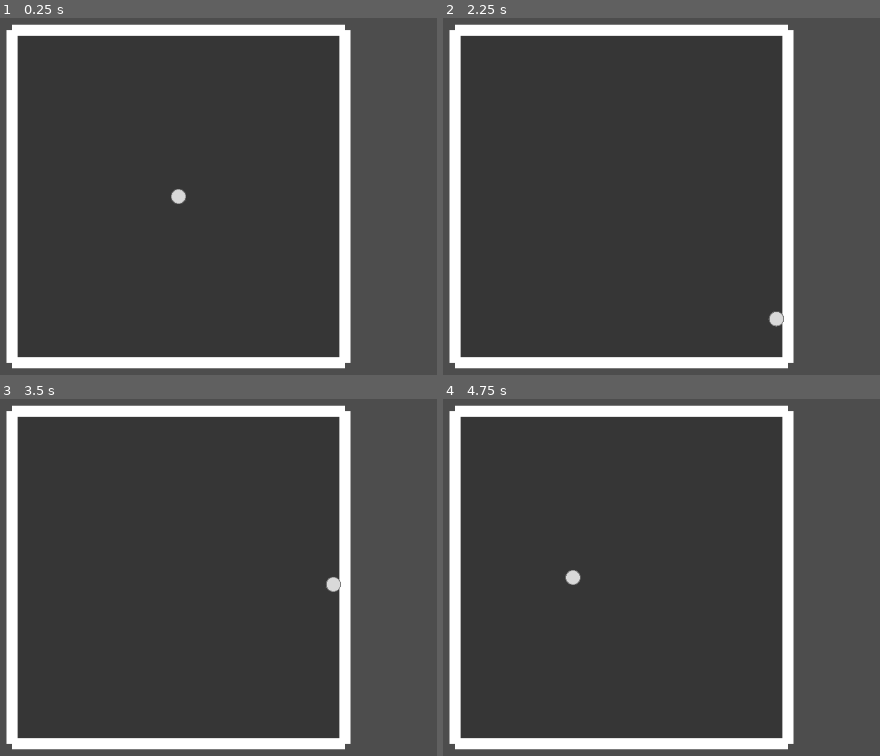
Above: before the commit, frames 1-4 (two rows, left to right).
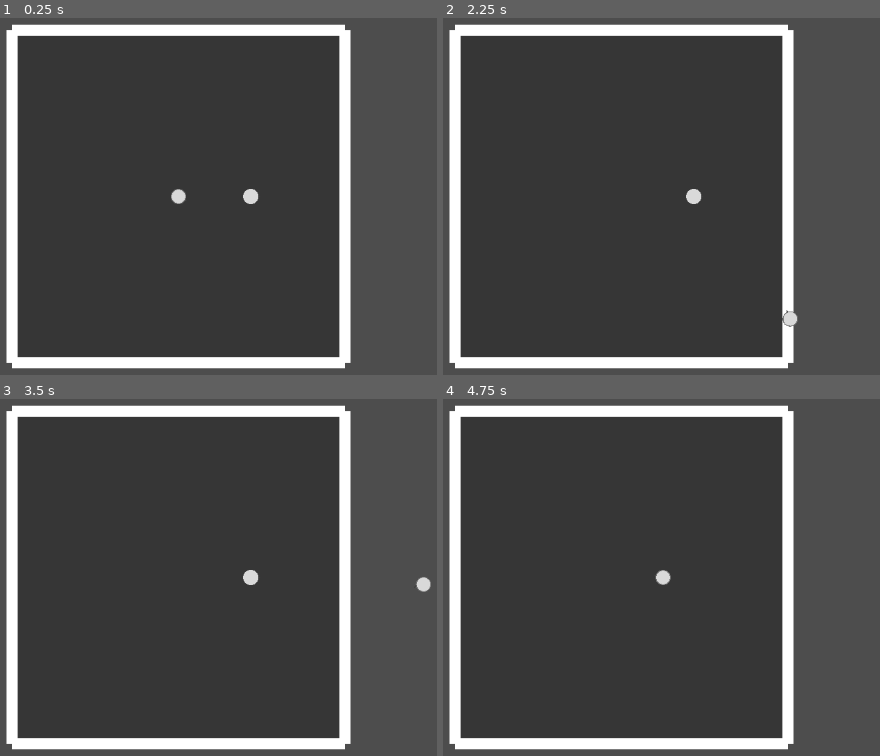
Above: after the commit, the same moments.

Repository: doanryderrhythm/thesis-1-vng-game
Game: Godot game, scene res://scenes/test/player_test_0.tscn
Same seed, same stepped clock (60 frames per second), same inputs: the game is played once before the commit and once after it.
Inputs (mouse positions are in pixels of both pictures, inside the frame that each line leads up to):
- Up to frame 1 (0.25 s): no input
- Up to frame 2 (2.25 s): tap Enter at 0.5 s; move the mouse to (796, 175) at 0.52 s; hold Right (right) 0.53-1.28 s; tap Space (dash) at 0.6, 1.35, 2.1 s; move the mouse to (460, 217) at 1.27 s; hold Down (down) 1.28-2.03 s; move the mouse to (700, 96) at 2.02 s; hold Right (right) from 2.03 s (still down)
- Up to frame 3 (3.5 s): move the mouse to (139, 666) at 2.77 s; release Right (right) at 2.78 s; hold Up (up) from 2.78 s (still down); tap Space (dash) at 2.85 s
- Up to frame 4 (4.75 s): move the mouse to (862, 645) at 3.52 s; release Up (up) at 3.53 s; hold Left (left) from 3.53 s (still down); tap Space (dash) at 3.6, 4.35 s; move the mouse to (outside the picture) at 4.27 s

The runs differ from the first frame. In frame 1, 0.1% of the frame differs, in the area x 55-60%, y 47-53%; in frame 2, 0.4%, in the area x 55-82%, y 47-87%; in frame 3, 0.4%; in frame 4, 0.2%.

Commit message:
Added hurt punishment and character destruction

Diff:
--- /dev/null
+++ b/untitled-thesis-1-game/scenes/enemies/static_enemy.tscn
@@ -0,0 +1,46 @@
+[gd_scene format=3 uid="uid://dulybgj2h3l03"]
+
+[ext_resource type="Script" uid="uid://fxnhc4smsj41" path="res://scripts/enemies/static_enemy.gd" id="1_gbcqu"]
+[ext_resource type="Texture2D" uid="uid://cnjesh6kuh5up" path="res://sprites/enemies/enemy_circle_1-1.png" id="2_d2yl7"]
+[ext_resource type="Script" uid="uid://2jniw3exf4mu" path="res://scripts/area_2d/hit_area_2d.gd" id="3_hsw27"]
+[ext_resource type="Script" uid="uid://crv1isw4q5df" path="res://scripts/area_2d/hurt_area_2d.gd" id="4_5dnuu"]
+
+[sub_resource type="CircleShape2D" id="CircleShape2D_gbcqu"]
+radius = 55.03635
+
+[sub_resource type="CircleShape2D" id="CircleShape2D_rfjyv"]
+radius = 50.159744
+
+[sub_resource type="CircleShape2D" id="CircleShape2D_7oa8i"]
+radius = 55.326305
+
+[node name="StaticEnemy" type="CharacterBody2D" unique_id=957259601]
+collision_layer = 0
+collision_mask = 0
+script = ExtResource("1_gbcqu")
+metadata/_custom_type_script = "uid://cfoxu5f2arqna"
+
+[node name="Sprite2D" type="Sprite2D" parent="." unique_id=1177427738]
+rotation = 1.5707964
+texture = ExtResource("2_d2yl7")
+
+[node name="CollisionShape2D" type="CollisionShape2D" parent="." unique_id=1744728828]
+shape = SubResource("CircleShape2D_gbcqu")
+
+[node name="HitArea2D" type="Area2D" parent="." unique_id=1689290571]
+collision_layer = 8
+collision_mask = 0
+script = ExtResource("3_hsw27")
+metadata/_custom_type_script = "uid://2jniw3exf4mu"
+
+[node name="CollisionShape2D" type="CollisionShape2D" parent="HitArea2D" unique_id=183456335]
+shape = SubResource("CircleShape2D_rfjyv")
+
+[node name="HurtArea2D" type="Area2D" parent="." unique_id=1849207007]
+collision_layer = 0
+collision_mask = 16
+script = ExtResource("4_5dnuu")
+metadata/_custom_type_script = "uid://crv1isw4q5df"
+
+[node name="CollisionShape2D" type="CollisionShape2D" parent="HurtArea2D" unique_id=169896554]
+shape = SubResource("CircleShape2D_7oa8i")
--- a/untitled-thesis-1-game/scenes/player/player.tscn
+++ b/untitled-thesis-1-game/scenes/player/player.tscn
@@ -18,6 +18,8 @@
 radius = 49.09175
 
 [node name="Player" type="CharacterBody2D" unique_id=556700346]
+collision_layer = 0
+collision_mask = 0
 motion_mode = 1
 platform_floor_layers = 4294967040
 script = ExtResource("1_dovo2")
--- a/untitled-thesis-1-game/scenes/test/player_test_0.tscn
+++ b/untitled-thesis-1-game/scenes/test/player_test_0.tscn
@@ -2,6 +2,7 @@
 
 [ext_resource type="PackedScene" uid="uid://csy031tuegoeb" path="res://scenes/rooms/base_room.tscn" id="1_7o7u2"]
 [ext_resource type="PackedScene" uid="uid://bmne7bel88n5p" path="res://scenes/player/player.tscn" id="1_vwf23"]
+[ext_resource type="PackedScene" uid="uid://dulybgj2h3l03" path="res://scenes/enemies/static_enemy.tscn" id="2_q56r2"]
 
 [node name="PlayerTest0" type="Node2D" unique_id=1295586615]
 
@@ -10,4 +11,7 @@
 
 [node name="BaseRoom" parent="." unique_id=1792470563 instance=ExtResource("1_7o7u2")]
 
+[node name="StaticEnemy" parent="." unique_id=957259601 instance=ExtResource("2_q56r2")]
+position = Vector2(521, 0)
+
 [node name="Player" parent="." unique_id=556700346 instance=ExtResource("1_vwf23")]
--- a/untitled-thesis-1-game/scripts/area_2d/hurt_area_2d.gd
+++ b/untitled-thesis-1-game/scripts/area_2d/hurt_area_2d.gd
@@ -11,4 +11,10 @@
 	emit_signal("hurt", area)
 
 func on_hurt(area: Area2D) -> void:
+	var temp = self
+	while temp.get_parent() != null:
+		temp = temp.get_parent()
+		if temp is BaseCharacter:
+			break
+	temp.hurt(area)
 	pass
--- a/untitled-thesis-1-game/scripts/base_character/base_character.gd
+++ b/untitled-thesis-1-game/scripts/base_character/base_character.gd
@@ -15,3 +15,15 @@
 
 func _physics_process(_delta: float) -> void:
 	pass
+
+func hurt(area: Area2D) -> void:
+	var temp = area
+	while temp.get_parent() != null:
+		temp = temp.get_parent()
+		if temp is BaseCharacter:
+			break
+	if temp is Player:
+		queue_free()
+	else:
+		print("Enemies hurt player")
+	pass
--- /dev/null
+++ b/untitled-thesis-1-game/scripts/enemies/static_enemy.gd
@@ -0,0 +1,2 @@
+extends BaseCharacter
+class_name StaticEnemy
--- a/untitled-thesis-1-game/scripts/player/player.gd
+++ b/untitled-thesis-1-game/scripts/player/player.gd
@@ -87,6 +87,7 @@
 
 func set_up_player() -> void:
 	hit_collision = $HitAreas/HitArea2D/CollisionShape2D
+	hit_collision.disabled = true
 
 	_triangle_hurt_collision.disabled = true
 	_square_hurt_collision.disabled = true
Not shown, added: untitled-thesis-1-game/scripts/enemies/static_enemy.gd.uid
